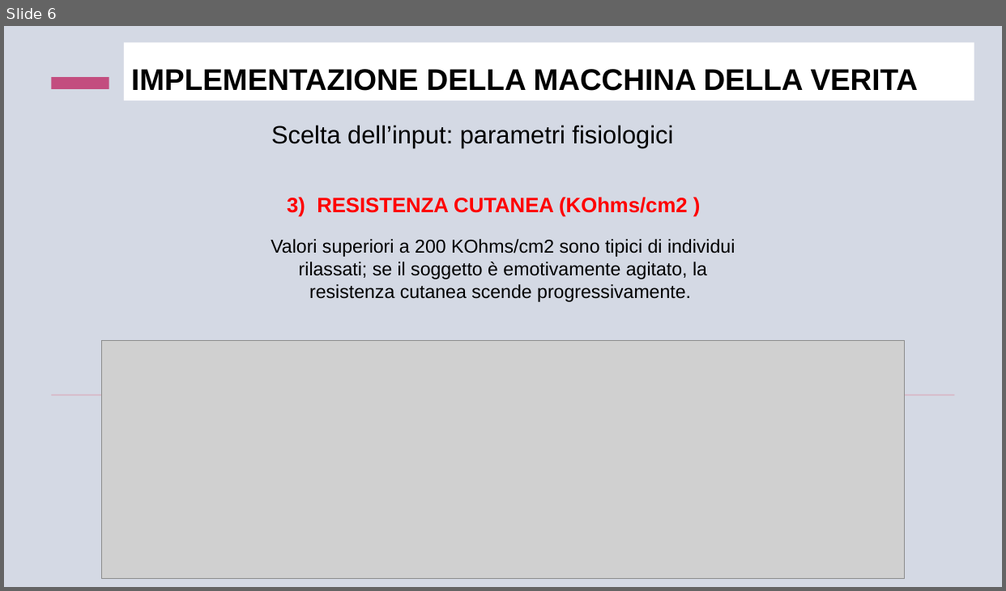
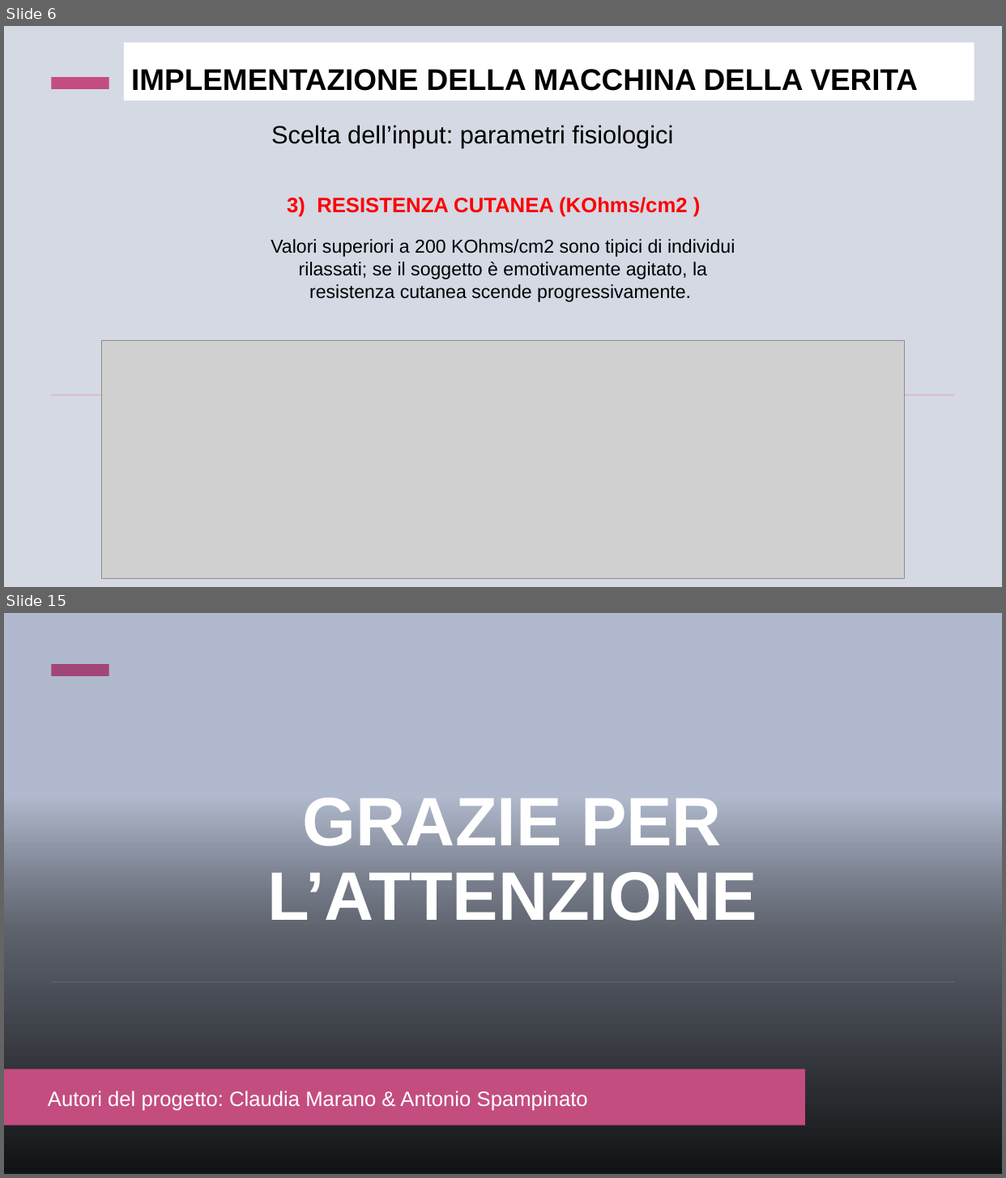
Before and after one commit to ClaudiaMarano/Progetto-Fuzzy, a slide deck: LA VERITÀ STA NEI GESTI.pptx. Shown one above the other, each under a label of ours: slide 6 before the commit, slides 6 and 15 after it; the slides between them are not shown. The pictures are 1006x591 and 1006x1178 pixels, drawn with LibreOffice and Linux fonts; fonts in the diff are those of the drawing; grey boxes stand for pictures; background and template pictures are left out. Boxes give left, top, right and bottom in pixels: in the first picture for what was removed or moved away, otherwise in the second. Text is boxed around its words. In the diff, an @@ line names an element or a change of style, - is before the commit and + after.

```diff
--- a/LA VERITÀ STA NEI GESTI.pptx
+++ b/LA VERITÀ STA NEI GESTI.pptx
@@ slide 15 added at bbox=[4, 613, 1002, 1174], background picture (left out); not listed: 1 template element that a slide beside it also shows @@
@@ rectangle added at bbox=[4, 613, 1002, 1174], fill #002060 at 17% opacity @@
@@ rectangle added at bbox=[4, 798, 1002, 1174], fill gradient #000000 @@
@@ title added at bbox=[267, 798, 757, 921], 66 pt, text #FFFFFF, bold @@
+GRAZIE PER L’ATTENZIONE
@@ rectangle added at bbox=[51, 982, 955, 983], fill #FBFCFC @@
@@ rounded rectangle added at bbox=[4, 1070, 805, 1126], fill #C34D7F @@
@@ subtitle added at bbox=[48, 1091, 588, 1111], 20 pt, text #FFFFFF @@
+Autori del progetto: Claudia Marano & Antonio Spampinato
```
Also in this commit, not shown: 5 slides changed.
